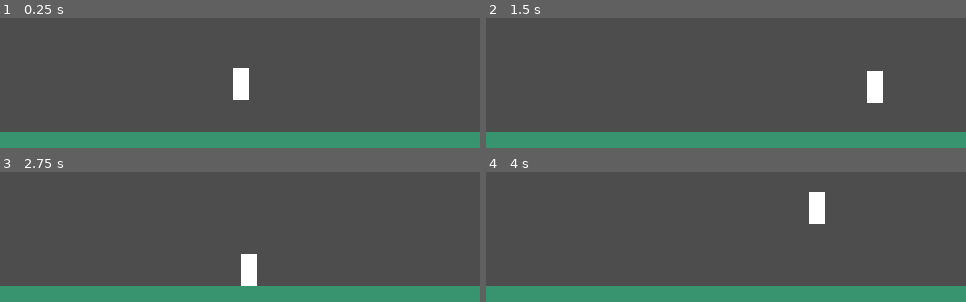
Above: before the commit, frames 1-4 (two rows, left to right).
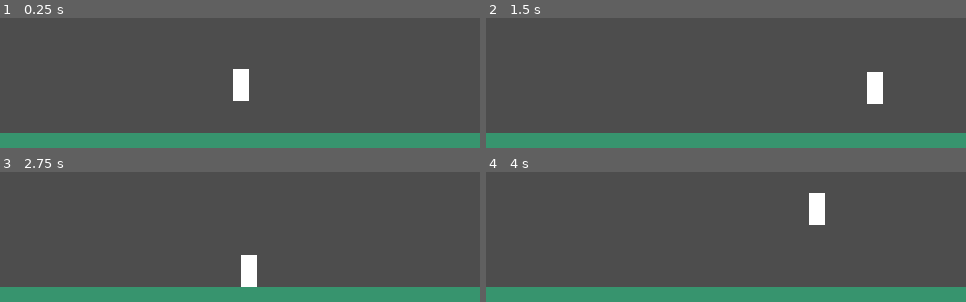
Above: after the commit, the same moments.

Repository: NTUT-NGDC/2D-Platformer-Template
Game: Godot game, scene res://levels/_Template.tscn
Same seed, same stepped clock (60 frames per second), same inputs: the game is played once before the commit and once after it.
Inputs (mouse positions are in pixels of both pictures, inside the frame that each line leads up to):
- Up to frame 1 (0.25 s): no input
- Up to frame 2 (1.5 s): tap Enter at 0.5 s; move the mouse to (outside the picture) at 0.52 s; hold Right (move_right) 0.53-1.25 s; tap F at 0.6 s; click (outside the picture) at 0.67 s; tap Space (jump) at 0.77 s; drag from (630, 27) to (702, 67) at 1.27 s
- Up to frame 3 (2.75 s): tap R (restart) at 2 s; move the mouse to (outside the picture) at 2.02 s; hold Left (move_left) from 2.03 s (still down); tap Tab at 2.1 s
- Up to frame 4 (4 s): release Left (move_left) at 2.75 s; drag from (702, 221) to (outside the picture) at 2.77 s; tap R (restart) at 3.5 s; move the mouse to (870, 207) at 3.52 s; hold Right (move_right) from 3.53 s (still down); tap E at 3.6 s; tap Space (jump) at 3.77 s

The runs differ from the first frame. In frame 1, 0.8% of the frame differs, in the area x 0-100%, y 38-89%; in frame 2, 0.8%; in frame 3, 0.8%; in frame 4, 0.8%.

Commit message:
U83 _Template 預放 Room1
Co-Authored-By: Claude Opus 5.5 <noreply@anthropic.com>

Diff:
--- a/levels/_Template.tscn
+++ b/levels/_Template.tscn
@@ -5,12 +5,16 @@
 [ext_resource type="Script" path="res://levels/_shared/CameraRig.gd" id="3"]
 [ext_resource type="PackedScene" path="res://blocks/RespawnHandler.tscn" id="4"]
 [ext_resource type="Texture2D" path="res://art/white_block.png" id="5"]
+[ext_resource type="PackedScene" path="res://blocks/Room.tscn" id="6"]
 
 [node name="Template" type="Node2D"]
 
 [node name="TileMapLayer" type="TileMapLayer" parent="."]
 tile_set = ExtResource("2")
 tile_map_data = PackedByteArray("AADx/wsAAAADAAEAAADy/wsAAAADAAEAAADz/wsAAAADAAEAAAD0/wsAAAADAAEAAAD1/wsAAAADAAEAAAD2/w …(400 unchanged characters)…
+
+[node name="Room1" parent="." instance=ExtResource("6")]
+position = Vector2(-240, -80)
 
 [node name="Player" parent="." instance=ExtResource("1")]
 position = Vector2(1, 95)
@@ -29,7 +33,7 @@
 [node name="Abilities" type="Node2D" parent="Player"]
 
 [node name="Camera2D" type="Camera2D" parent="."]
-position = Vector2(0, 57)
+position = Vector2(0, 56)
 script = ExtResource("3")
 
 [node name="RespawnHandler" parent="." instance=ExtResource("4")]
Not shown, changed: README.md
Not shown, changed: documents/00_foundation.md
Not shown, changed: documents/progress.md
